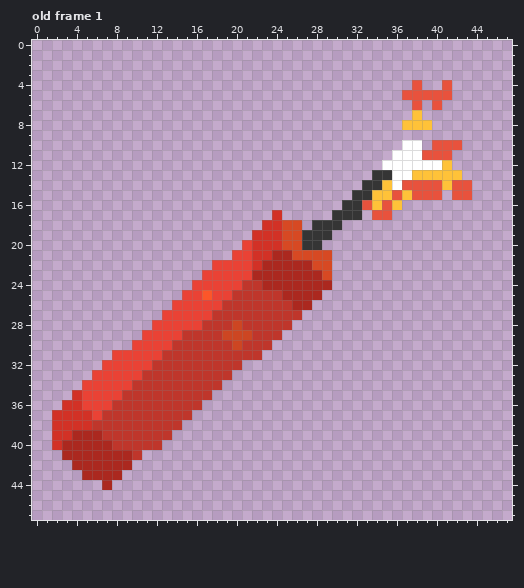
A animated GIF sprite gets an edit: site/img/mcc/cos/accessories/DynamiteStick.gif. Above, as it was before the edit.
The file is 48x48 pixels. Shown: old frame 1. The commit also changed other frames, which this record leaves out.
Now the later version:
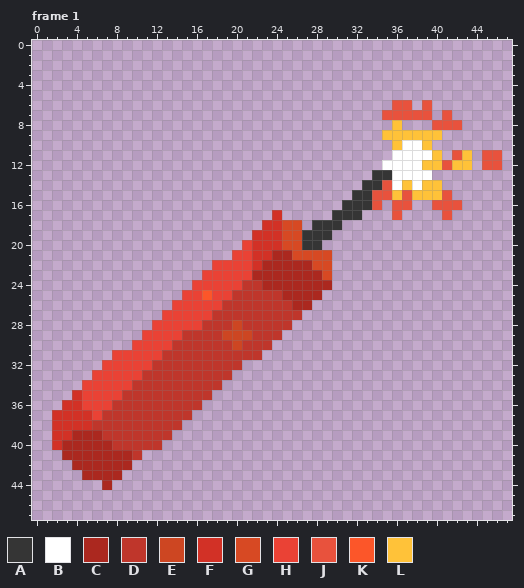
Palette (. is transparent): A #353535  B #ffffff  C #ab281f  D #bf362b  E #cd4622  F #d23126  G #d74923  H #ea4235  J #e8523d  K #fc5629  L #ffc239
A new or re-ordered frame is compared with the old frame closest to it.
What changed:
frames 1 -> 4
Frame 1 is new; against old frame 1:
y 4: x 38 J -> .; x 41 J -> .
y 5: x 37..41 JJJJJ -> .....
y 6: x 36..40 ..J.J -> JJ.J.
y 7: x 35..39 ...L. -> JJJJJ; x 41 . -> J
y 8: x 36..42 .LLL... -> L...JJJ
y 9: x 35..40 ...... -> LLLLLL
y 10: x 36 . -> L; x 39..42 .JJJ -> L...
y 11: x 39..43 JJJ.. -> BL.JL; x 45..46 .. -> JJ
y 12: x 39..43 BBL.. -> LLJLL; x 45..46 .. -> JJ
y 13: x 38..42 LLLLL -> BB...
y 14: x 35 L -> J; x 37..43 JJJJLJJ -> LBLL...
y 15: x 34..43 LLJLJJJ.JJ -> JJLJLLLJ..
y 16: x 33..37 JLJL. -> AJ.JJ; x 40..42 ... -> JJJ
y 17: x 34..36 JJ. -> ..J; x 41 . -> J
Where, in picture pixels (left, top, right, bottom), the same in both pictures:
changed: (362, 80, 502, 220)
